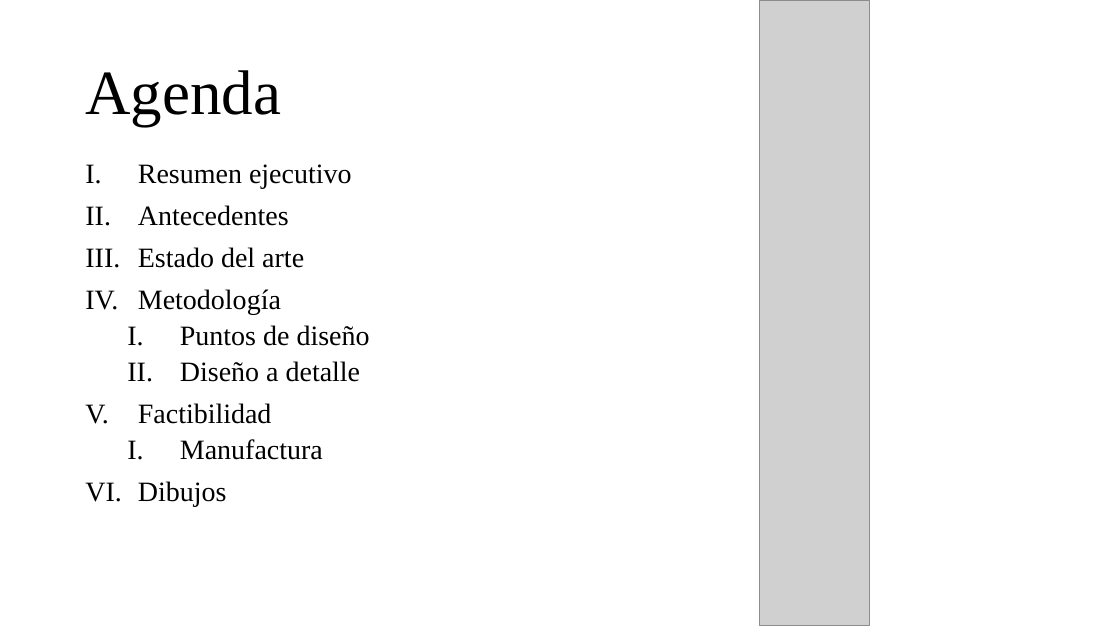
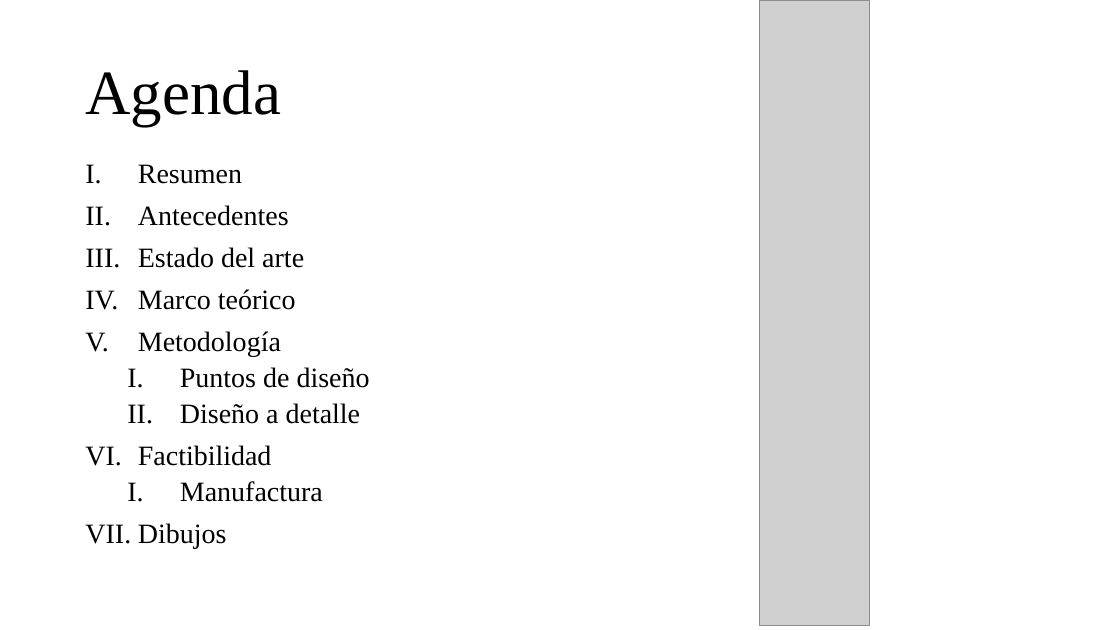
Before and after one commit to Archimedean2345/The-thermal-repository, a slide deck: slide 2 of Programa Flammam - R&D Propulsion.pptx. Drawn at 1120x630 pixels with LibreOffice and Linux fonts; fonts in the diff are those of the drawing; grey boxes stand for pictures. Boxes give left, top, right and bottom in pixels: in the first picture for what was removed or moved away, otherwise in the second. Text is boxed around its words. In the diff, an @@ line names an element or a change of style, - is before the commit and + after.

```diff
--- a/Programa Flammam - R&D Propulsion.pptx
+++ b/Programa Flammam - R&D Propulsion.pptx
@@ text at box(138, 164, 242, 184): text changed @@
-I. Resumen ejecutivo
+I. Resumen
@@ text at box(138, 289, 296, 310): paragraph added @@
+IV. Marco teórico
```
Also in this commit, not shown: 24 other slides changed.
